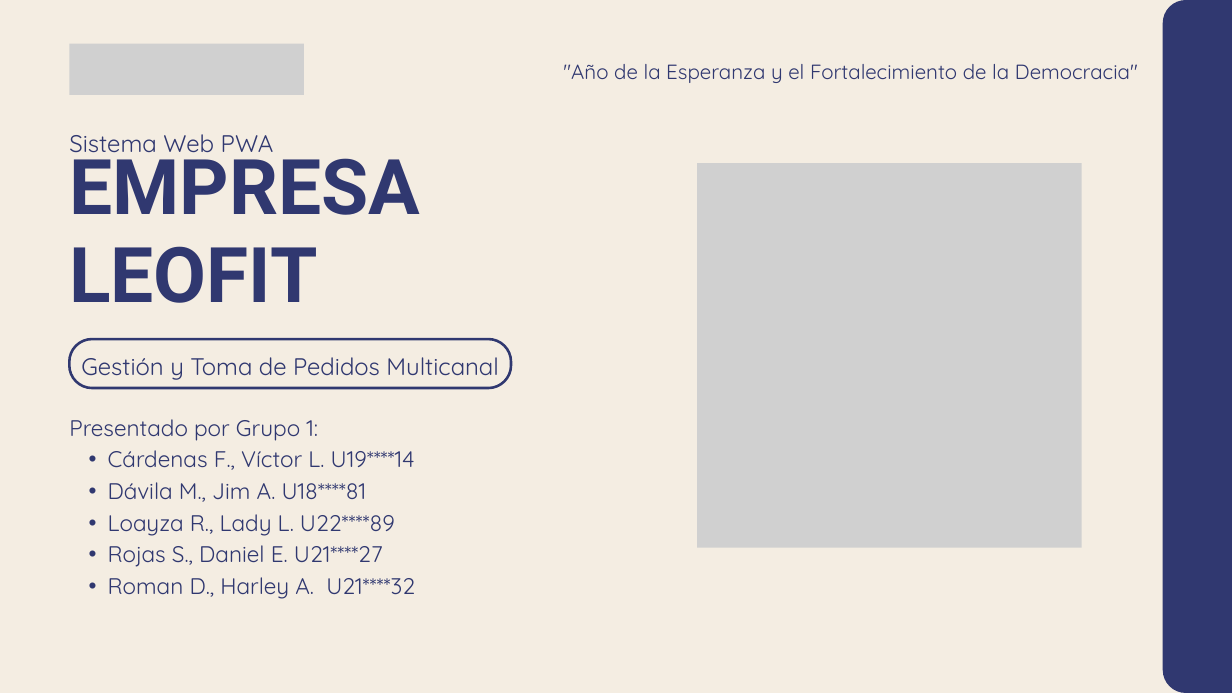
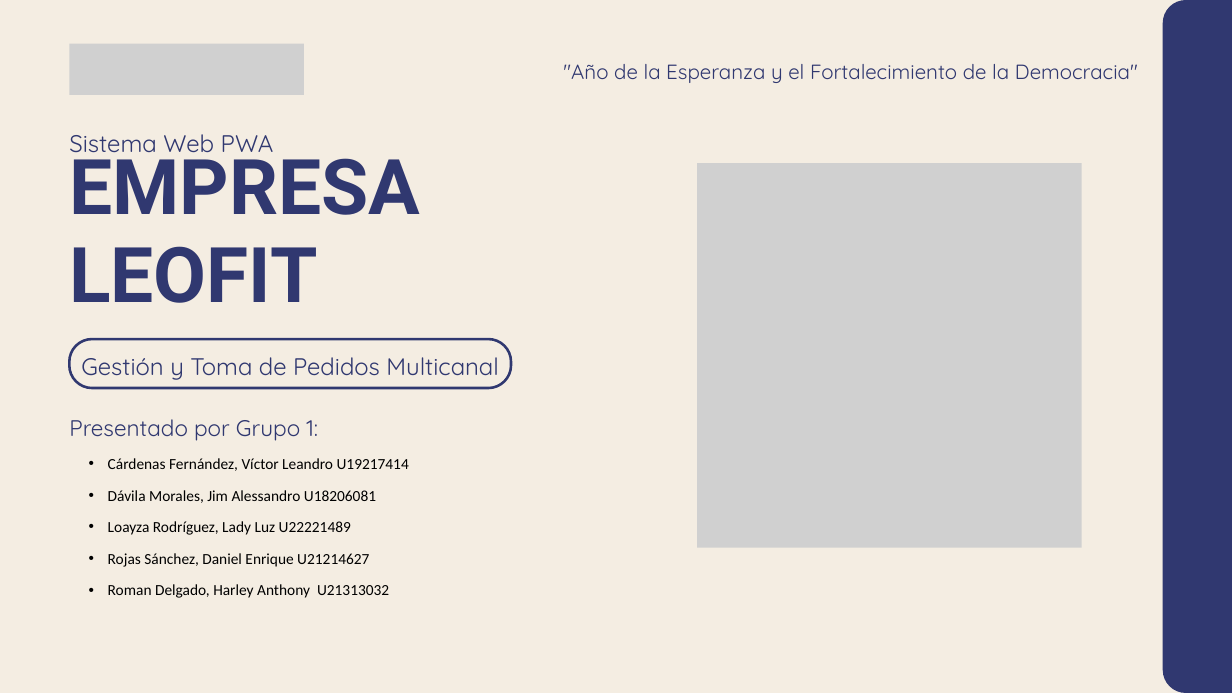
Before and after one commit to Leofit-Solutions-Grupo01/leofit-pedidos-sistema, a slide deck: slide 1 of docs/06_historial_entregas_anteriores_apf1_apf2/GRUP01-Curso_Integrador_II_Software.pptx. Drawn at 1232x693 pixels with LibreOffice and Linux fonts; fonts in the diff are those of the drawing; grey boxes stand for pictures. Boxes give left, top, right and bottom in pixels: in the first picture for what was removed or moved away, otherwise in the second. Text is boxed around its words. In the diff, an @@ line names an element or a change of style, - is before the commit and + after.

```diff
--- a/docs/06_historial_entregas_anteriores_apf1_apf2/GRUP01-Curso_Integrador_II_Software.pptx
+++ b/docs/06_historial_entregas_anteriores_apf1_apf2/GRUP01-Curso_Integrador_II_Software.pptx
@@ text at [108,458,409,598]: text changed; size 26.4 to 18 pt; font Quicksand to Calibri; text colour #303870 to #000000 @@
-  • Cárdenas F., Víctor L. U19****14
-  • Dávila M., Jim A. U18****81
-  • Loayza R., Lady L. U22****89
-  • Rojas S., Daniel E. U21****27
-  • Roman D., Harley A. U21****32
+  • Cárdenas Fernández, Víctor Leandro U19217414
+  • Dávila Morales, Jim Alessandro U18206081
+  • Loayza Rodríguez, Lady Luz U22221489
+  • Rojas Sánchez, Daniel Enrique U21214627
+  • Roman Delgado, Harley Anthony U21313032
```
Also in this commit, not shown: 11 other files.
